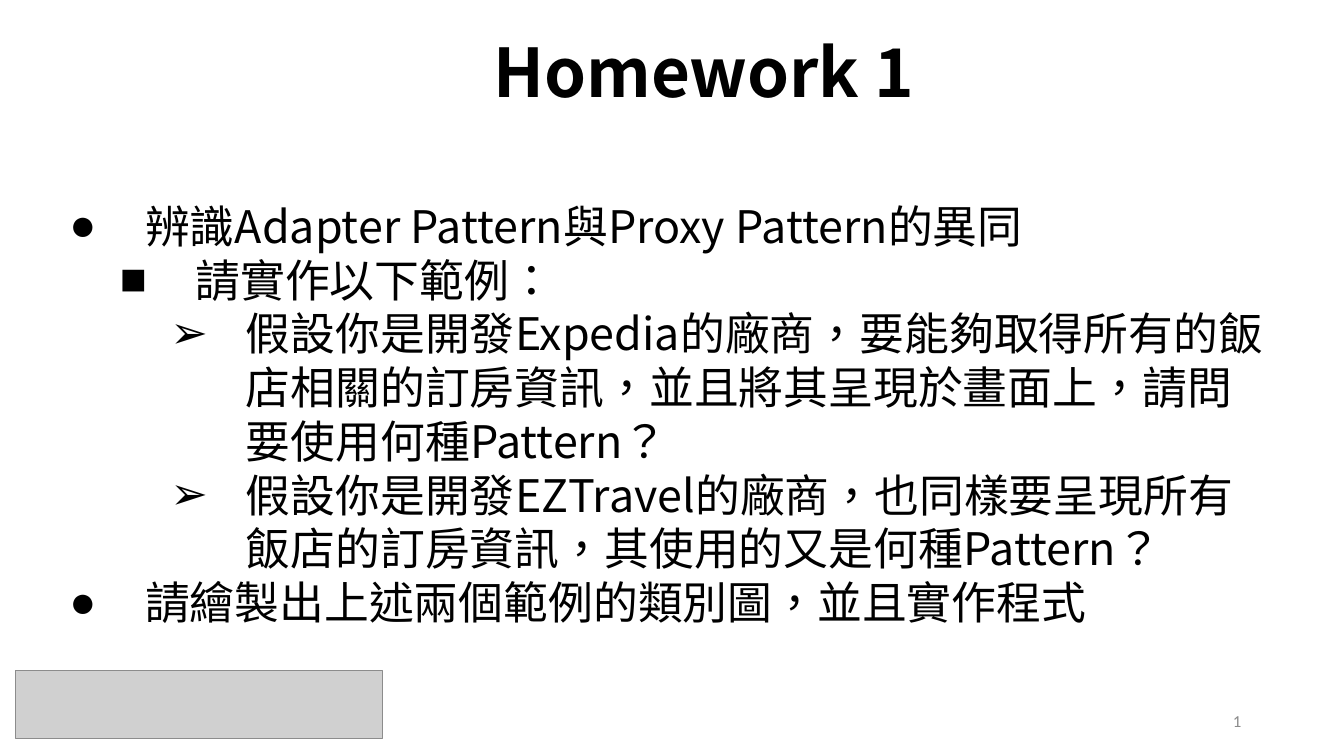
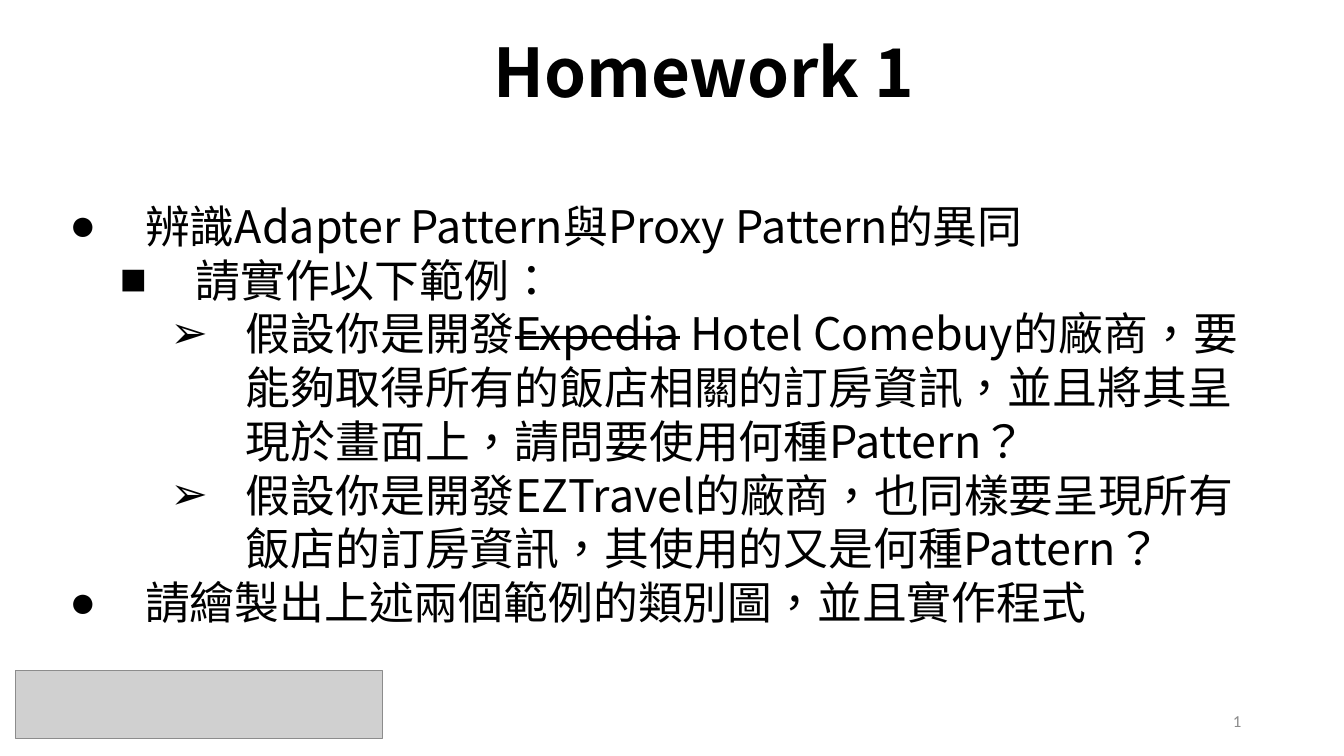
Before and after one commit to ringlelai/HSDcDesingPatternCourse, a slide deck: slide 1 of Student Homework/Homework-20151205.pptx. Drawn at 1344x756 pixels with LibreOffice and Linux fonts; fonts in the diff are those of the drawing; grey boxes stand for pictures; background and template pictures are left out. Boxes give left, top, right and bottom in pixels: in the first picture for what was removed or moved away, otherwise in the second. Text is boxed around its words. In the diff, an @@ line names an element or a change of style, - is before the commit and + after.

```diff
--- a/Student Homework/Homework-20151205.pptx
+++ b/Student Homework/Homework-20151205.pptx
@@ text at <box>246,311,1238,462</box>: text changed @@
-    ➢ 假設你是開發Expedia的廠商，要能夠取得所有的飯店相關的訂房資訊，並且將其呈現於畫面上，請問要使用何種Pattern？
+    ➢ 假設你是開發Expedia Hotel Comebuy的廠商，要能夠取得所有的飯店相關的訂房資訊，並且將其呈現於畫面上，請問要使用何種Pattern？
```
Also in this commit, not shown: 9 other files.
